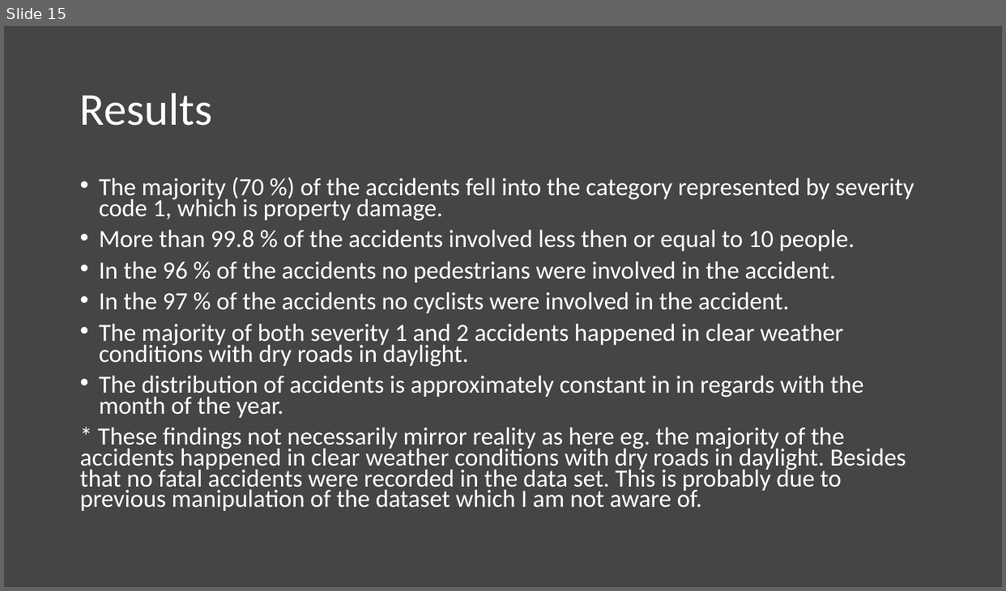
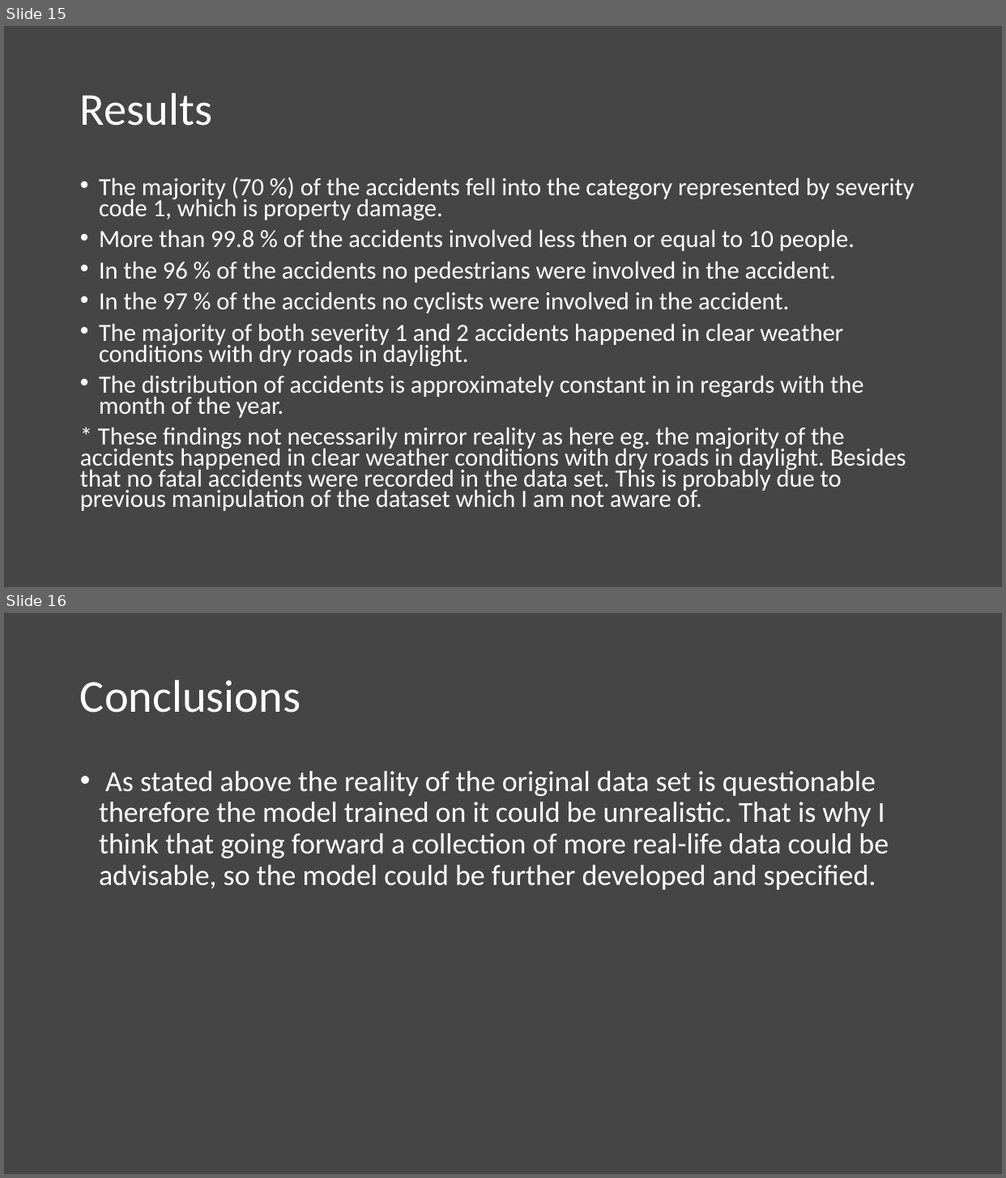
Before and after one commit to lidikoo/AppliedDSCapstonePGA, a slide deck: Capstone_Presentation.pptx. Shown one above the other, each under a label of ours: slide 15 before the commit, slides 15 and 16 after it. The pictures are 1006x591 and 1006x1178 pixels, drawn with LibreOffice and Linux fonts; fonts in the diff are those of the drawing. Boxes give left, top, right and bottom in pixels: in the first picture for what was removed or moved away, otherwise in the second. Text is boxed around its words. In the diff, an @@ line names an element or a change of style, - is before the commit and + after.

Commit message:
final commit

```diff
--- a/Capstone_Presentation.pptx
+++ b/Capstone_Presentation.pptx
@@ slide 16 added at (4,613,1002,1174), background #454545 @@
@@ title added at (80,680,300,713), 44 pt, text #FFFFFF @@
+Conclusions
@@ text added at (99,771,889,890), 28 pt, text #FFFFFF @@
+• As stated above the reality of the original data set is questionable therefore the model trained on it could be unrealistic. That is why I think that going forward a collection of more real-life data could be advisable, so the model could be further developed and specified.
```
